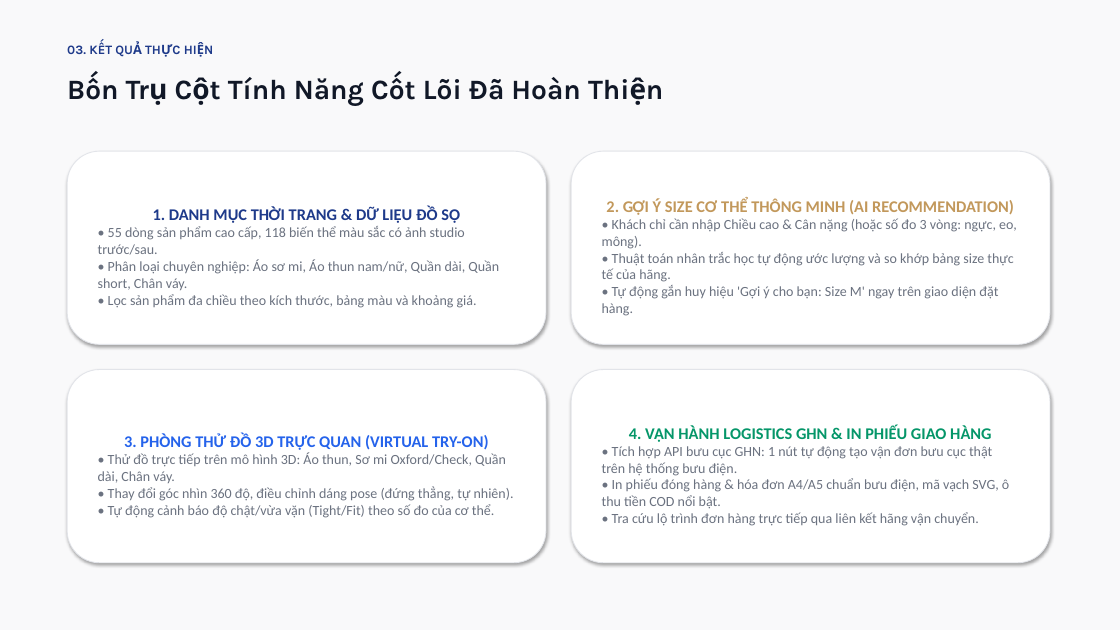
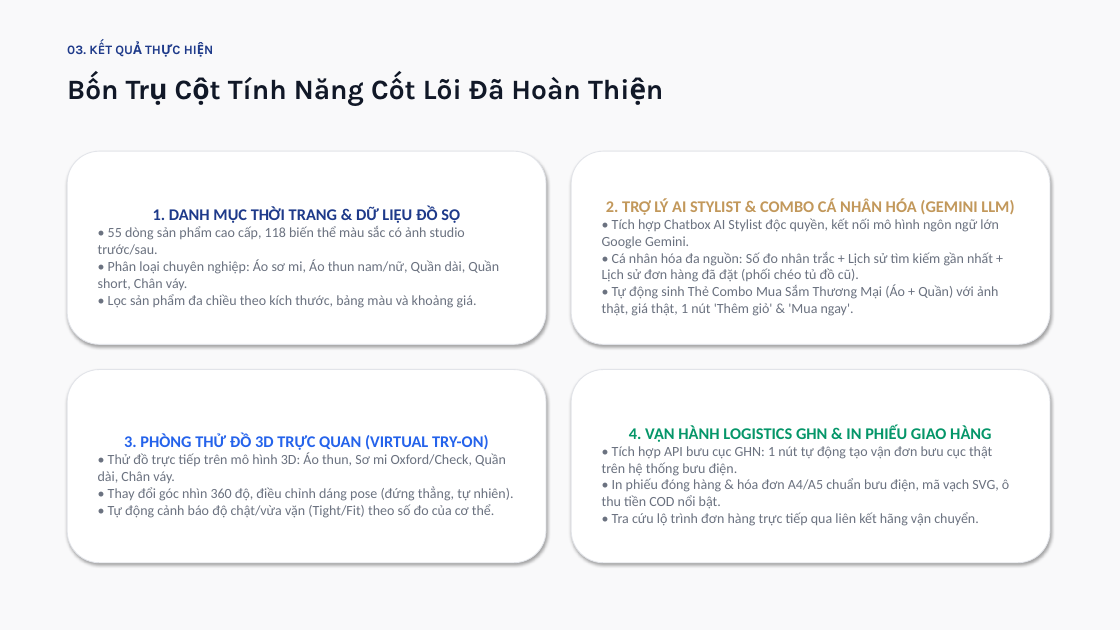
Before and after one commit to baobp14/3d-model-clothing, a slide deck: slide 4 of BaoCao_TienDo_DATN_N&B_Fashion.pptx. Drawn at 1120x630 pixels with LibreOffice and Linux fonts; fonts in the diff are those of the drawing. Boxes give left, top, right and bottom in pixels: in the first picture for what was removed or moved away, otherwise in the second. Text is boxed around its words. In the diff, an @@ line names an element or a change of style, - is before the commit and + after.

Commit message:
docs(pptx): update progress report presentation with latest multi-signal AI Stylist and combo card achievements

```diff
--- a/BaoCao_TienDo_DATN_N&B_Fashion.pptx
+++ b/BaoCao_TienDo_DATN_N&B_Fashion.pptx
@@ text in rounded rectangle at box(602, 199, 1014, 316): text changed @@
-2. GỢI Ý SIZE CƠ THỂ THÔNG MINH (AI RECOMMENDATION)
-• Khách chỉ cần nhập Chiều cao & Cân nặng (hoặc số đo 3 vòng: ngực, eo, mông).
-• Thuật toán nhân trắc học tự động ước lượng và so khớp bảng size thực tế của hãng.
-• Tự động gắn huy hiệu 'Gợi ý cho bạn: Size M' ngay trên giao diện đặt hàng.
+2. TRỢ LÝ AI STYLIST & COMBO CÁ NHÂN HÓA (GEMINI LLM)
+• Tích hợp Chatbox AI Stylist độc quyền, kết nối mô hình ngôn ngữ lớn Google Gemini.
+• Cá nhân hóa đa nguồn: Số đo nhân trắc + Lịch sử tìm kiếm gần nhất + Lịch sử đơn hàng đã đặt (phối chéo tủ đồ cũ).
+• Tự động sinh Thẻ Combo Mua Sắm Thương Mại (Áo + Quần) với ảnh thật, giá thật, 1 nút 'Thêm giỏ' & 'Mua ngay'.
```
Also in this commit, not shown: 2 other slides changed.
